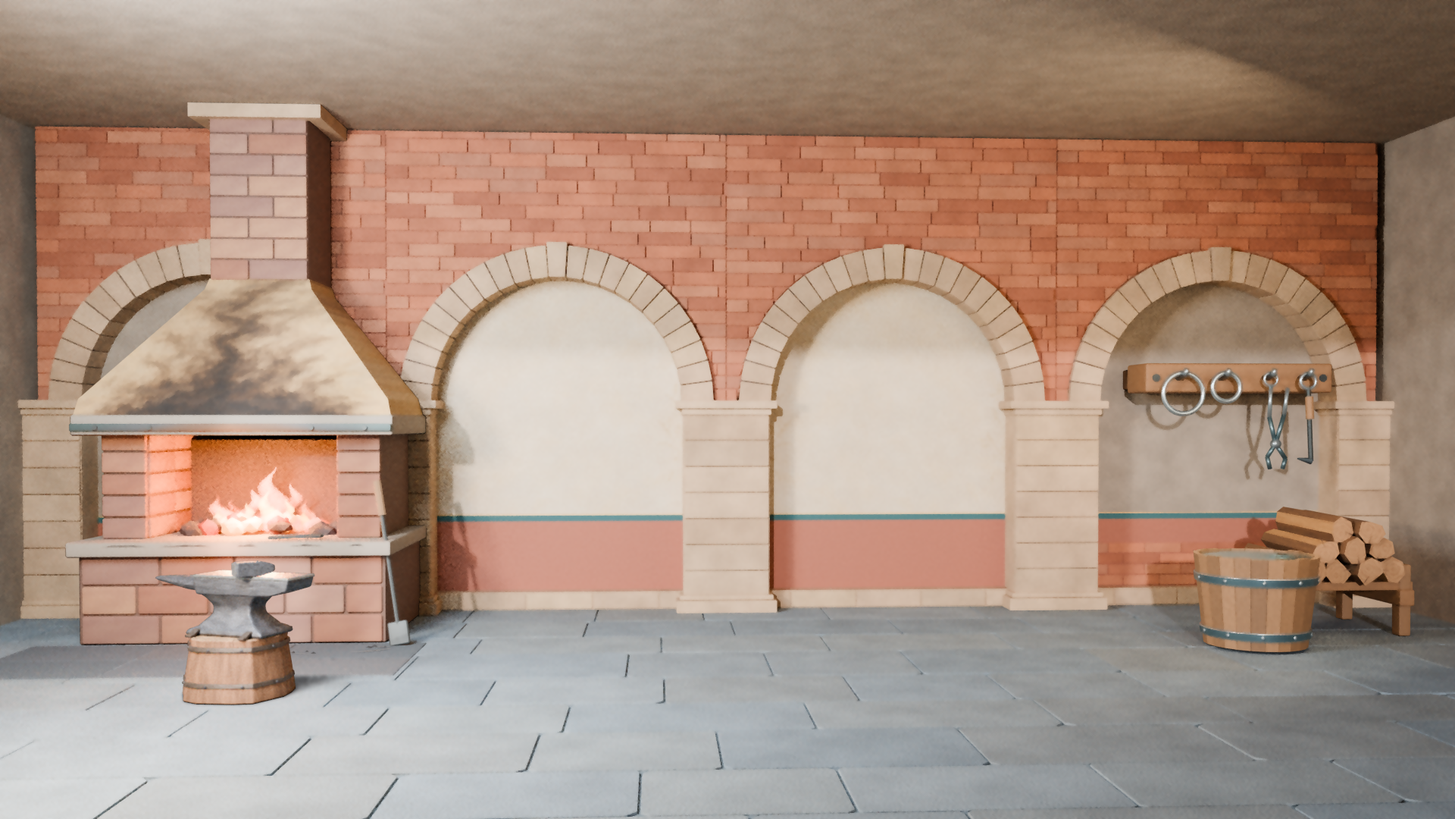
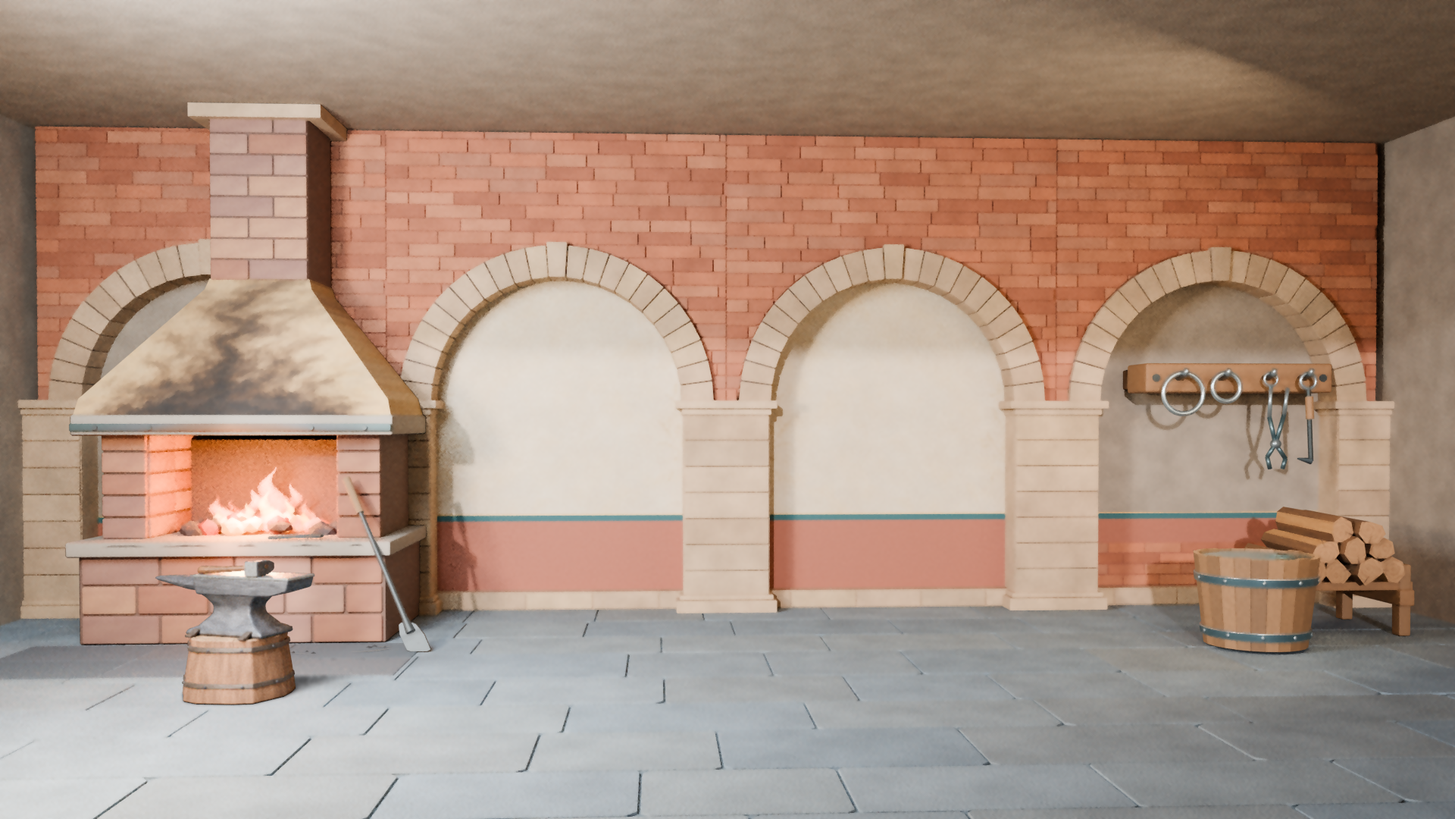
Layered file, before and after one edit (1455px x 819px). Changes by layer:
painted on "铁砧与木墩" over [191, 558, 316, 698]
painted on "铁砧与墩座投影" over [191, 608, 452, 698]
painted on "锻炉与炉火" over [325, 463, 433, 653]
painted on "炉光与道具在建筑上的投影" over [325, 463, 453, 670]
